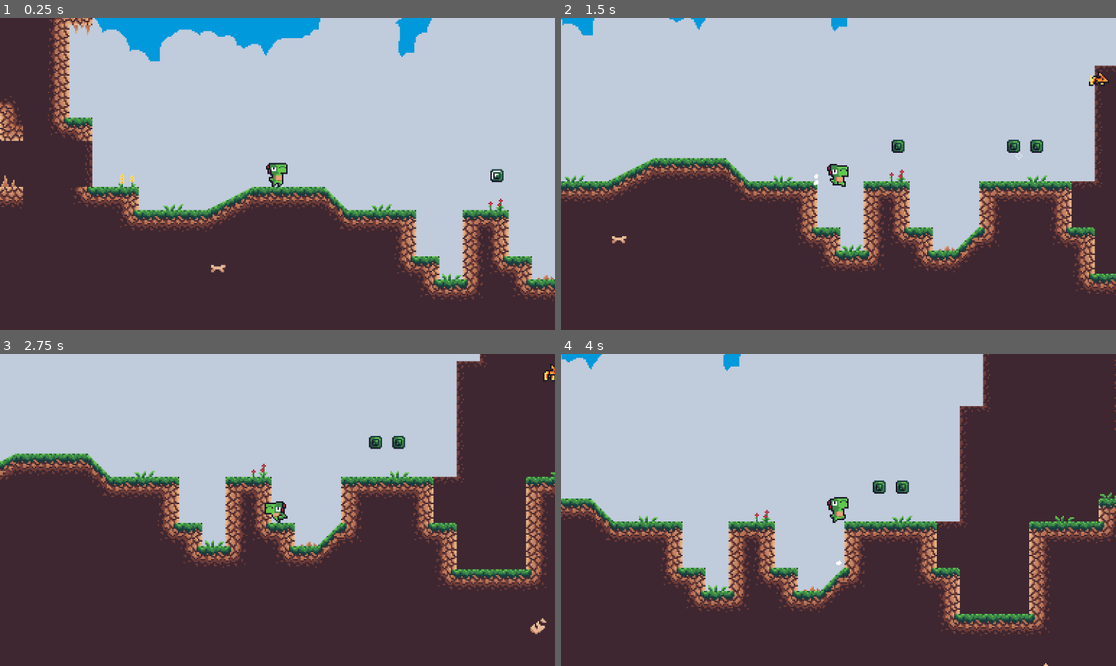
Above: before the commit, frames 1-4 (two rows, left to right).
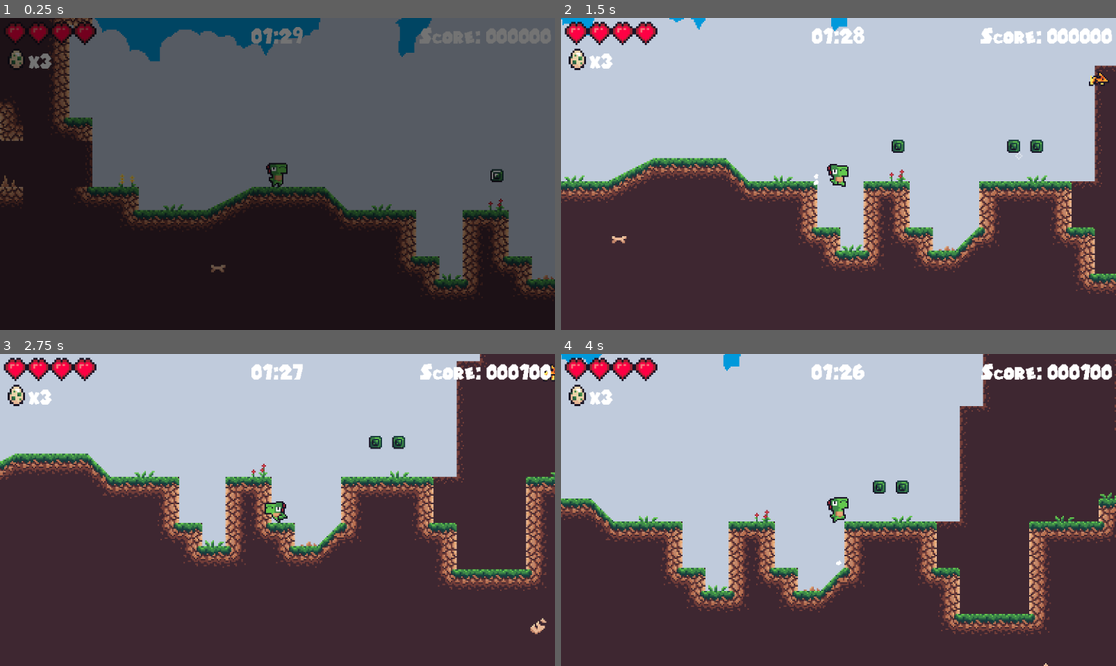
Above: after the commit, the same moments.

Repository: EcoLaec/Dino-Game
Game: Godot game, scene res://Scenes/Levels/level0.tscn
Two runs of this game, one before a commit and one after it. Both use one fixed random seed, a clock stepped at 60 frames per second and the inputs below. Sound files missing from this copy of the repository are replaced by a short silence.
Inputs:
- Up to frame 1 (0.25 s): no input
- Up to frame 2 (1.5 s): hold Shift (Sprint) 0.53-1.28 s; hold Right (Right) from 0.53 s (still down); tap Space (Jump) at 0.77 s; tap Shift (Sprint) at 1.35 s
- Up to frame 3 (2.75 s): tap Space (Jump) at 1.52 s; release Right (Right) at 2.03 s; hold A (Left) from 2.03 s (still down); hold Shift (Sprint) from 2.03 s (still down)
- Up to frame 4 (4 s): release A (Left) at 2.78 s; release Shift (Sprint) at 2.78 s; hold Right (Right) from 2.78 s (still down); tap Shift (Sprint) at 2.85 s; tap Space (Jump) at 3.02, 3.77 s; hold Shift (Sprint) from 3.53 s (still down)

The runs differ from the first frame. In frame 1, 100% of the frame differs, in the area x 0-100%, y 0-100%; in frame 2, 2.2%; in frame 3, 2.2%; in frame 4, 2.3%.

Commit message:
Fixes

Diff:
--- a/Scenes/Levels/level0.tscn
+++ b/Scenes/Levels/level0.tscn
@@ -2,7 +2,7 @@
 
 [ext_resource type="PackedScene" uid="uid://cgse7ldjb6phr" path="res://Scenes/Tiles/checkpoint.tscn" id="2_4pv7w"]
 [ext_resource type="PackedScene" uid="uid://c4r18ti01e1b4" path="res://Scenes/Levels/world.tscn" id="2_dj16i"]
-[ext_resource type="PackedScene" uid="uid://s4485cpfgpph" path="res://Scenes/Levels/level1.tscn" id="2_pbx5c"]
+[ext_resource type="PackedScene" uid="uid://s4485cpfgpph" path="res://Scenes/Levels/Level1.tscn" id="2_pbx5c"]
 
 [sub_resource type="RectangleShape2D" id="RectangleShape2D_l156w"]
 size = Vector2(3762, 187)
@@ -24,12 +24,6 @@
 position = Vector2(758, 237)
 shape = SubResource("RectangleShape2D_l156w")
 
-[node name="UI" parent="." index="6"]
-visible = false
-
-[node name="LevelTransition" parent="." index="7"]
-visible = false
-
 [node name="LevelObjects" parent="." index="8"]
 layer_0/tile_data = PackedInt32Array(-14, 1, 196608, -1376145, 1, 196608, -1179652, 1, 196608, -2359233, 1, 131072, 9,  …(1068 unchanged characters)…
 
@@ -37,48 +31,48 @@
 position = Vector2(1056, -272)
 
 [connection signal="area_entered" from="LevelObjects/Pearl" to="LevelObjects/Pearl" method="_on_area_entered"]
-[connection signal="area_entered" from="LevelObjects/@Area2D@25294" to="LevelObjects/@Area2D@25294" method="_on_area_entered"]
-[connection signal="area_entered" from="LevelObjects/@Area2D@25295" to="LevelObjects/@Area2D@25295" method="_on_area_entered"]
+[connection signal="area_entered" from="LevelObjects/@Area2D@20145" to="LevelObjects/@Area2D@20145" method="_on_area_entered"]
+[connection signal="area_entered" from="LevelObjects/@Area2D@20146" to="LevelObjects/@Area2D@20146" method="_on_area_entered"]
 [connection signal="area_entered" from="LevelObjects/Amber" to="LevelObjects/Amber" method="_on_area_entered"]
 [connection signal="area_entered" from="LevelObjects/Jade" to="LevelObjects/Jade" method="_on_area_entered"]
-[connection signal="area_entered" from="LevelObjects/@Area2D@25296" to="LevelObjects/@Area2D@25296" method="_on_area_entered"]
-[connection signal="area_entered" from="LevelObjects/@Area2D@25297" to="LevelObjects/@Area2D@25297" method="_on_area_entered"]
-[connection signal="area_entered" from="LevelObjects/@Area2D@25298" to="LevelObjects/@Area2D@25298" method="_on_area_entered"]
-[connection signal="area_entered" from="LevelObjects/@Area2D@25299" to="LevelObjects/@Area2D@25299" method="_on_area_entered"]
-[connection signal="area_entered" from="LevelObjects/@Area2D@25300" to="LevelObjects/@Area2D@25300" method="_on_area_entered"]
-[connection signal="area_entered" from="LevelObjects/@Area2D@25301" to="LevelObjects/@Area2D@25301" method="_on_area_entered"]
-[connection signal="area_entered" from="LevelObjects/@Area2D@25302" to="LevelObjects/@Area2D@25302" method="_on_area_entered"]
-[connection signal="area_entered" from="LevelObjects/@Area2D@25303" to="LevelObjects/@Area2D@25303" method="_on_area_entered"]
-[connection signal="area_entered" from="LevelObjects/@Area2D@25304" to="LevelObjects/@Area2D@25304" method="_on_area_entered"]
-[connection signal="area_entered" from="LevelObjects/@Area2D@25305" to="LevelObjects/@Area2D@25305" method="_on_area_entered"]
-[connection signal="area_entered" from="LevelObjects/@Area2D@25306" to="LevelObjects/@Area2D@25306" method="_on_area_entered"]
-[connection signal="area_entered" from="LevelObjects/@Area2D@25307" to="LevelObjects/@Area2D@25307" method="_on_area_entered"]
-[connection signal="area_entered" from="LevelObjects/@Area2D@25308" to="LevelObjects/@Area2D@25308" method="_on_area_entered"]
-[connection signal="area_entered" from="LevelObjects/@Area2D@25309" to="LevelObjects/@Area2D@25309" method="_on_area_entered"]
-[connection signal="area_entered" from="LevelObjects/@Area2D@25310" to="LevelObjects/@Area2D@25310" method="_on_area_entered"]
-[connection signal="area_entered" from="LevelObjects/@Area2D@25311" to="LevelObjects/@Area2D@25311" method="_on_area_entered"]
-[connection signal="area_entered" from="LevelObjects/@Area2D@25312" to="LevelObjects/@Area2D@25312" method="_on_area_entered"]
-[connection signal="area_entered" from="LevelObjects/@Area2D@25313" to="LevelObjects/@Area2D@25313" method="_on_area_entered"]
-[connection signal="area_entered" from="LevelObjects/@Area2D@25314" to="LevelObjects/@Area2D@25314" method="_on_area_entered"]
-[connection signal="area_entered" from="LevelObjects/@Area2D@25315" to="LevelObjects/@Area2D@25315" method="_on_area_entered"]
-[connection signal="area_entered" from="LevelObjects/@Area2D@25316" to="LevelObjects/@Area2D@25316" method="_on_area_entered"]
-[connection signal="area_entered" from="LevelObjects/@Area2D@25317" to="LevelObjects/@Area2D@25317" method="_on_area_entered"]
-[connection signal="area_entered" from="LevelObjects/@Area2D@25318" to="LevelObjects/@Area2D@25318" method="_on_area_entered"]
-[connection signal="area_entered" from="LevelObjects/@Area2D@25319" to="LevelObjects/@Area2D@25319" method="_on_area_entered"]
-[connection signal="area_entered" from="LevelObjects/@Area2D@25320" to="LevelObjects/@Area2D@25320" method="_on_area_entered"]
-[connection signal="area_entered" from="LevelObjects/@Area2D@25321" to="LevelObjects/@Area2D@25321" method="_on_area_entered"]
-[connection signal="area_entered" from="LevelObjects/@Area2D@25322" to="LevelObjects/@Area2D@25322" method="_on_area_entered"]
-[connection signal="area_entered" from="LevelObjects/@Area2D@25323" to="LevelObjects/@Area2D@25323" method="_on_area_entered"]
-[connection signal="area_entered" from="LevelObjects/@Area2D@25324" to="LevelObjects/@Area2D@25324" method="_on_area_entered"]
-[connection signal="area_entered" from="LevelObjects/@Area2D@25325" to="LevelObjects/@Area2D@25325" method="_on_area_entered"]
-[connection signal="area_entered" from="LevelObjects/@Area2D@25326" to="LevelObjects/@Area2D@25326" method="_on_area_entered"]
-[connection signal="area_entered" from="LevelObjects/@Area2D@25327" to="LevelObjects/@Area2D@25327" method="_on_area_entered"]
-[connection signal="area_entered" from="LevelObjects/@Area2D@25328" to="LevelObjects/@Area2D@25328" method="_on_area_entered"]
-[connection signal="area_entered" from="LevelObjects/@Area2D@25329" to="LevelObjects/@Area2D@25329" method="_on_area_entered"]
-[connection signal="area_entered" from="LevelObjects/@Area2D@25330" to="LevelObjects/@Area2D@25330" method="_on_area_entered"]
-[connection signal="area_entered" from="LevelObjects/@Area2D@25331" to="LevelObjects/@Area2D@25331" method="_on_area_entered"]
-[connection signal="area_entered" from="LevelObjects/@Area2D@25332" to="LevelObjects/@Area2D@25332" method="_on_area_entered"]
-[connection signal="area_entered" from="LevelObjects/@Area2D@25333" to="LevelObjects/@Area2D@25333" method="_on_area_entered"]
-[connection signal="area_entered" from="LevelObjects/@Area2D@25334" to="LevelObjects/@Area2D@25334" method="_on_area_entered"]
-[connection signal="area_entered" from="LevelObjects/@Area2D@25335" to="LevelObjects/@Area2D@25335" method="_on_area_entered"]
+[connection signal="area_entered" from="LevelObjects/@Area2D@20147" to="LevelObjects/@Area2D@20147" method="_on_area_entered"]
+[connection signal="area_entered" from="LevelObjects/@Area2D@20148" to="LevelObjects/@Area2D@20148" method="_on_area_entered"]
+[connection signal="area_entered" from="LevelObjects/@Area2D@20149" to="LevelObjects/@Area2D@20149" method="_on_area_entered"]
+[connection signal="area_entered" from="LevelObjects/@Area2D@20150" to="LevelObjects/@Area2D@20150" method="_on_area_entered"]
+[connection signal="area_entered" from="LevelObjects/@Area2D@20151" to="LevelObjects/@Area2D@20151" method="_on_area_entered"]
+[connection signal="area_entered" from="LevelObjects/@Area2D@20152" to="LevelObjects/@Area2D@20152" method="_on_area_entered"]
+[connection signal="area_entered" from="LevelObjects/@Area2D@20153" to="LevelObjects/@Area2D@20153" method="_on_area_entered"]
+[connection signal="area_entered" from="LevelObjects/@Area2D@20154" to="LevelObjects/@Area2D@20154" method="_on_area_entered"]
+[connection signal="area_entered" from="LevelObjects/@Area2D@20155" to="LevelObjects/@Area2D@20155" method="_on_area_entered"]
+[connection signal="area_entered" from="LevelObjects/@Area2D@20156" to="LevelObjects/@Area2D@20156" method="_on_area_entered"]
+[connection signal="area_entered" from="LevelObjects/@Area2D@20157" to="LevelObjects/@Area2D@20157" method="_on_area_entered"]
+[connection signal="area_entered" from="LevelObjects/@Area2D@20158" to="LevelObjects/@Area2D@20158" method="_on_area_entered"]
+[connection signal="area_entered" from="LevelObjects/@Area2D@20159" to="LevelObjects/@Area2D@20159" method="_on_area_entered"]
+[connection signal="area_entered" from="LevelObjects/@Area2D@20160" to="LevelObjects/@Area2D@20160" method="_on_area_entered"]
+[connection signal="area_entered" from="LevelObjects/@Area2D@20161" to="LevelObjects/@Area2D@20161" method="_on_area_entered"]
+[connection signal="area_entered" from="LevelObjects/@Area2D@20162" to="LevelObjects/@Area2D@20162" method="_on_area_entered"]
+[connection signal="area_entered" from="LevelObjects/@Area2D@20163" to="LevelObjects/@Area2D@20163" method="_on_area_entered"]
+[connection signal="area_entered" from="LevelObjects/@Area2D@20164" to="LevelObjects/@Area2D@20164" method="_on_area_entered"]
+[connection signal="area_entered" from="LevelObjects/@Area2D@20165" to="LevelObjects/@Area2D@20165" method="_on_area_entered"]
+[connection signal="area_entered" from="LevelObjects/@Area2D@20166" to="LevelObjects/@Area2D@20166" method="_on_area_entered"]
+[connection signal="area_entered" from="LevelObjects/@Area2D@20167" to="LevelObjects/@Area2D@20167" method="_on_area_entered"]
+[connection signal="area_entered" from="LevelObjects/@Area2D@20168" to="LevelObjects/@Area2D@20168" method="_on_area_entered"]
+[connection signal="area_entered" from="LevelObjects/@Area2D@20169" to="LevelObjects/@Area2D@20169" method="_on_area_entered"]
+[connection signal="area_entered" from="LevelObjects/@Area2D@20170" to="LevelObjects/@Area2D@20170" method="_on_area_entered"]
+[connection signal="area_entered" from="LevelObjects/@Area2D@20171" to="LevelObjects/@Area2D@20171" method="_on_area_entered"]
+[connection signal="area_entered" from="LevelObjects/@Area2D@20172" to="LevelObjects/@Area2D@20172" method="_on_area_entered"]
+[connection signal="area_entered" from="LevelObjects/@Area2D@20173" to="LevelObjects/@Area2D@20173" method="_on_area_entered"]
+[connection signal="area_entered" from="LevelObjects/@Area2D@20174" to="LevelObjects/@Area2D@20174" method="_on_area_entered"]
+[connection signal="area_entered" from="LevelObjects/@Area2D@20175" to="LevelObjects/@Area2D@20175" method="_on_area_entered"]
+[connection signal="area_entered" from="LevelObjects/@Area2D@20176" to="LevelObjects/@Area2D@20176" method="_on_area_entered"]
+[connection signal="area_entered" from="LevelObjects/@Area2D@20177" to="LevelObjects/@Area2D@20177" method="_on_area_entered"]
+[connection signal="area_entered" from="LevelObjects/@Area2D@20178" to="LevelObjects/@Area2D@20178" method="_on_area_entered"]
+[connection signal="area_entered" from="LevelObjects/@Area2D@20179" to="LevelObjects/@Area2D@20179" method="_on_area_entered"]
+[connection signal="area_entered" from="LevelObjects/@Area2D@20180" to="LevelObjects/@Area2D@20180" method="_on_area_entered"]
+[connection signal="area_entered" from="LevelObjects/@Area2D@20181" to="LevelObjects/@Area2D@20181" method="_on_area_entered"]
+[connection signal="area_entered" from="LevelObjects/@Area2D@20182" to="LevelObjects/@Area2D@20182" method="_on_area_entered"]
+[connection signal="area_entered" from="LevelObjects/@Area2D@20183" to="LevelObjects/@Area2D@20183" method="_on_area_entered"]
+[connection signal="area_entered" from="LevelObjects/@Area2D@20184" to="LevelObjects/@Area2D@20184" method="_on_area_entered"]
+[connection signal="area_entered" from="LevelObjects/@Area2D@20185" to="LevelObjects/@Area2D@20185" method="_on_area_entered"]
+[connection signal="area_entered" from="LevelObjects/@Area2D@20186" to="LevelObjects/@Area2D@20186" method="_on_area_entered"]
 [connection signal="area_entered" from="LevelObjects/HealthPickup" to="LevelObjects/HealthPickup" method="_on_area_entered"]
--- a/Scenes/Pickups/health_pickup.tscn
+++ b/Scenes/Pickups/health_pickup.tscn
@@ -29,6 +29,5 @@
 [node name="AnimatedSprite2D" parent="." index="1"]
 sprite_frames = SubResource("SpriteFrames_xpt28")
 
-[node name="AudioStreamPlayer" parent="." index="2"]
+[node name="PickupSound" parent="." index="2"]
 stream = ExtResource("4_cpa4m")
-volume_db = -5.0
--- a/Scenes/Pickups/life_pickup.tscn
+++ b/Scenes/Pickups/life_pickup.tscn
@@ -75,6 +75,5 @@
 [node name="AnimatedSprite2D" parent="." index="1"]
 sprite_frames = SubResource("SpriteFrames_7mjeq")
 
-[node name="AudioStreamPlayer" parent="." index="2"]
+[node name="PickupSound" parent="." index="2"]
 stream = ExtResource("4_fkdr4")
-volume_db = -5.0
--- a/Scenes/Pickups/pearl.tscn
+++ b/Scenes/Pickups/pearl.tscn
@@ -75,9 +75,8 @@
 autoplay = "default"
 frame_progress = 0.60841
 
-[node name="AudioStreamPlayer" parent="." index="2"]
+[node name="PickupSound" parent="." index="2"]
 stream = ExtResource("3_yq2cs")
-volume_db = -5.0
 
 [node name="AmbientParticles" parent="." index="3"]
 amount_ratio = 0.2
--- a/Scenes/Pickups/time_pickup.tscn
+++ b/Scenes/Pickups/time_pickup.tscn
@@ -30,6 +30,5 @@
 [node name="AnimatedSprite2D" parent="." index="1"]
 sprite_frames = SubResource("SpriteFrames_7vkex")
 
-[node name="AudioStreamPlayer" parent="." index="2"]
+[node name="PickupSound" parent="." index="2"]
 stream = ExtResource("4_m3n4y")
-volume_db = -5.0
Not shown, added: Textures/Tiles/Stone Block Ramps.png.import
Not shown, added: Textures/Tiles/Stone Ramps.png.import
